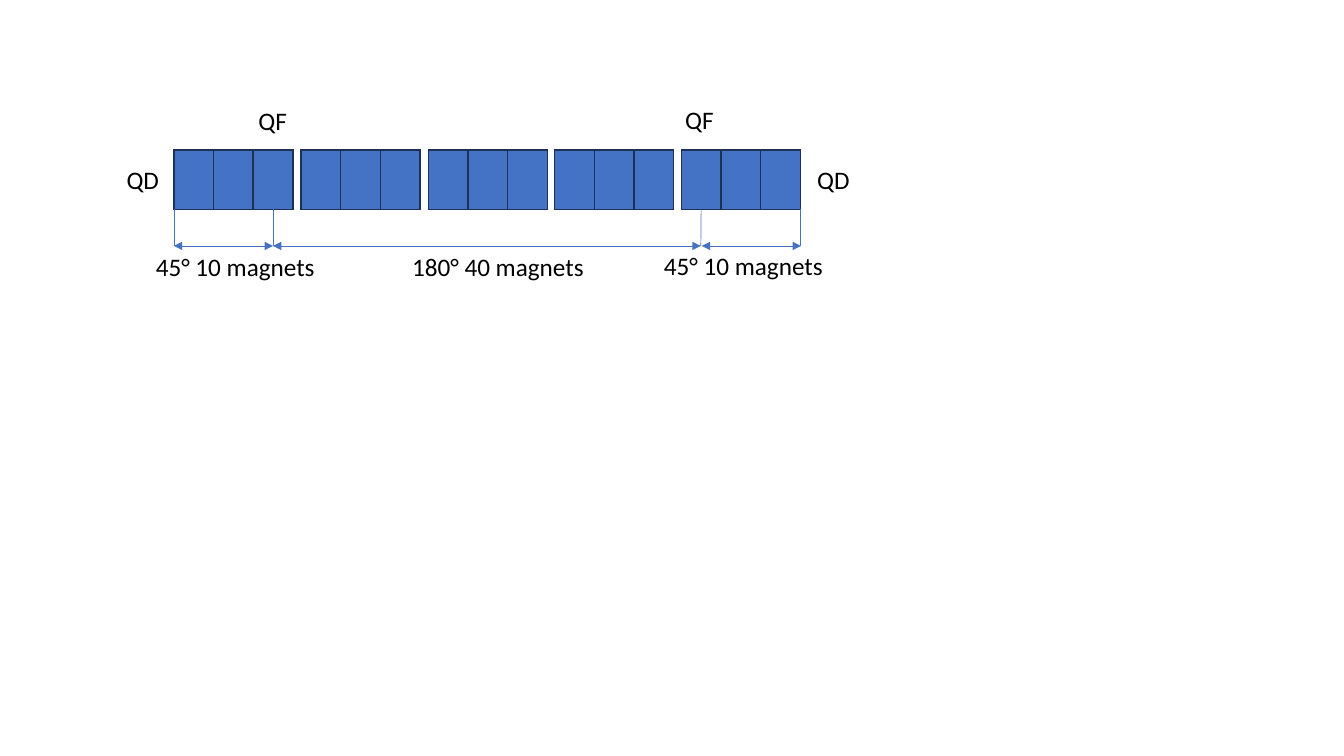
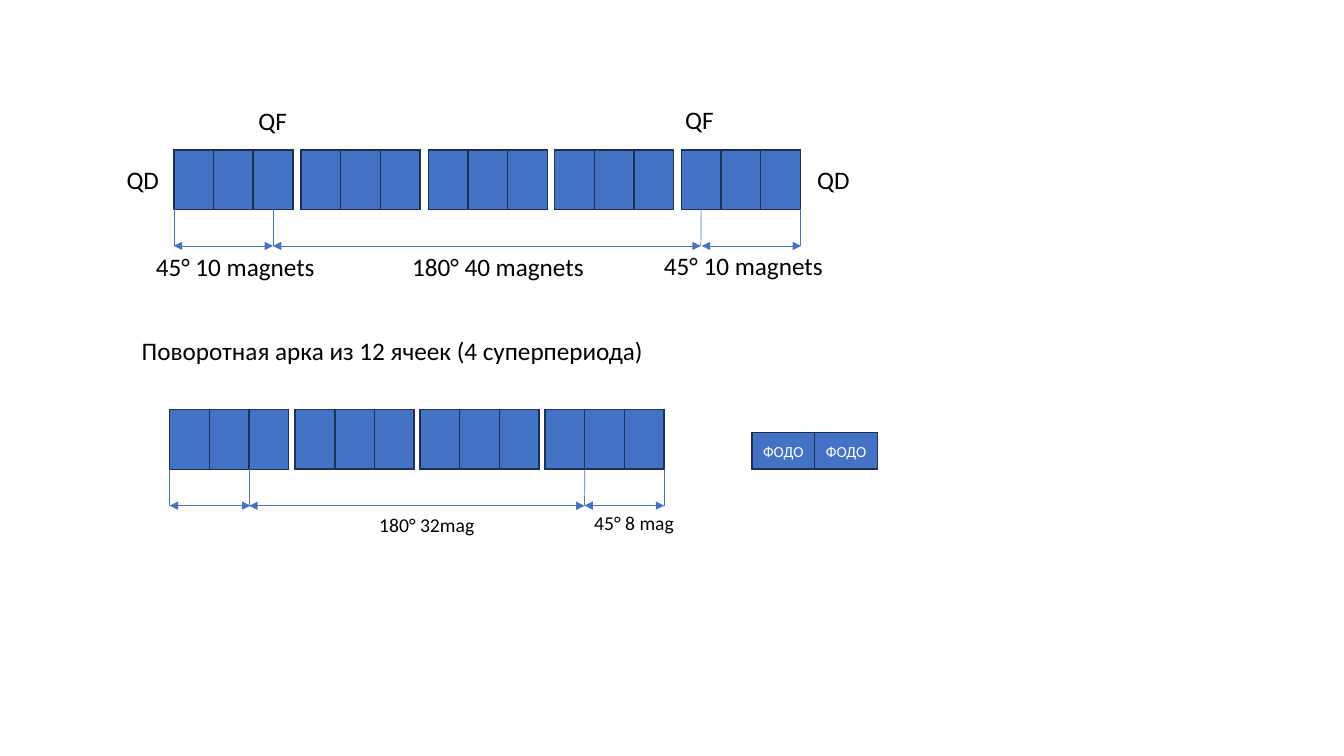
Before and after one commit to sergeybell/article, a slide deck: slide 1 of 2025/8shape/pics.pptx. Drawn at 1344x756 pixels with LibreOffice and Linux fonts; fonts in the diff are those of the drawing. Boxes give left, top, right and bottom in pixels: in the first picture for what was removed or moved away, otherwise in the second. Text is boxed around its words. In the diff, an @@ line names an element or a change of style, - is before the commit and + after.

```diff
--- a/2025/8shape/pics.pptx
+++ b/2025/8shape/pics.pptx
@@ text added at [142,342,643,364], 18 pt, text #000000 @@
+Поворотная арка из 12 ячеек (4 суперпериода)
@@ rectangle added at [169,410,288,470], outline #000000 1 pt @@
@@ rectangle added at [169,410,209,470], fill #4472C4, outline #1E3256 1 pt @@
@@ rectangle added at [210,410,249,470], fill #4472C4, outline #1E3256 1 pt @@
@@ rectangle added at [249,410,288,470], fill #4472C4, outline #1E3256 1 pt @@
@@ rectangle added at [295,409,414,469], outline #000000 1 pt @@
@@ rectangle added at [295,409,335,469], fill #4472C4, outline #1E3256 1 pt @@
@@ rectangle added at [335,409,374,469], fill #4472C4, outline #1E3256 1 pt @@
@@ rectangle added at [375,409,414,469], fill #4472C4, outline #1E3256 1 pt @@
@@ rectangle added at [420,409,539,469], outline #000000 1 pt @@
@@ rectangle added at [420,409,460,469], fill #4472C4, outline #1E3256 1 pt @@
@@ rectangle added at [460,409,499,469], fill #4472C4, outline #1E3256 1 pt @@
@@ rectangle added at [499,409,538,469], fill #4472C4, outline #1E3256 1 pt @@
@@ rectangle added at [545,409,664,469], outline #000000 1 pt @@
@@ rectangle added at [545,409,585,469], fill #4472C4, outline #1E3256 1 pt @@
@@ rectangle added at [585,409,624,469], fill #4472C4, outline #1E3256 1 pt @@
@@ rectangle added at [625,409,664,469], fill #4472C4, outline #1E3256 1 pt @@
@@ rectangle added at [752,433,815,469], fill #4472C4, outline #1E3256 1 pt, 11 pt, text #FFFFFF @@
+ФОДО
@@ rectangle added at [815,433,877,469], fill #4472C4, outline #1E3256 1 pt, 11 pt, text #FFFFFF @@
+ФОДО
@@ line added from (169, 470) to (169, 506), #4472C4 0.5 pt @@
@@ line added from (249, 469) to (249, 506), #4472C4 0.5 pt @@
@@ line added from (585, 469) to (585, 506), #4472C4 0.5 pt @@
@@ line added from (664, 469) to (664, 506), #4472C4 0.5 pt @@
@@ double arrow added from (169, 506) to (250, 506), #4472C4 0.5 pt @@
@@ double arrow added from (249, 506) to (585, 506), #4472C4 0.5 pt @@
@@ double arrow added from (585, 506) to (664, 506), #4472C4 0.5 pt @@
@@ text added at [379,518,474,536], 14 pt, text #000000 @@
+180° 32mag
@@ text added at [594,516,674,534], 14 pt, text #000000 @@
+45° 8 mag
```
Also in this commit, not shown: 1 slide added, 33 other files.
